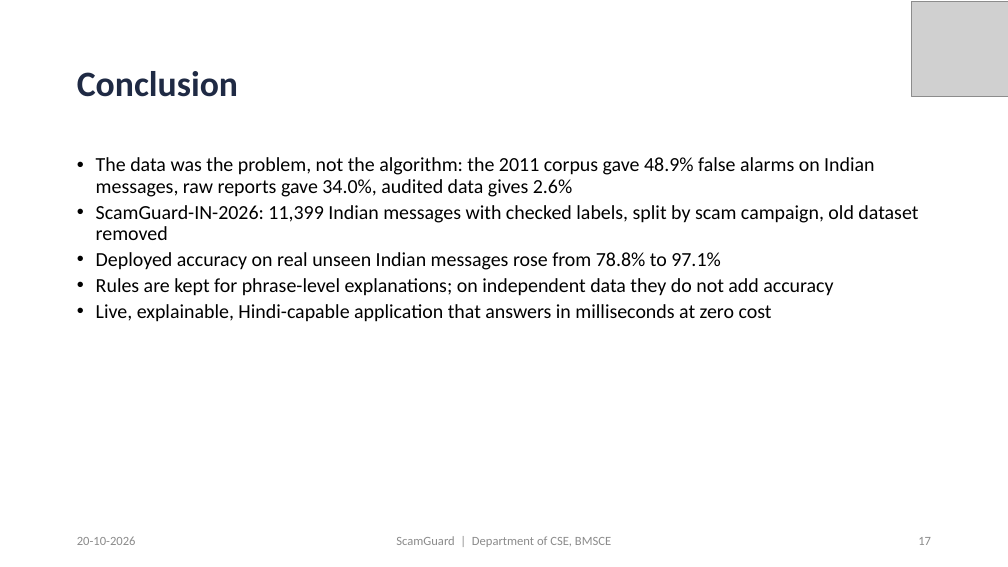
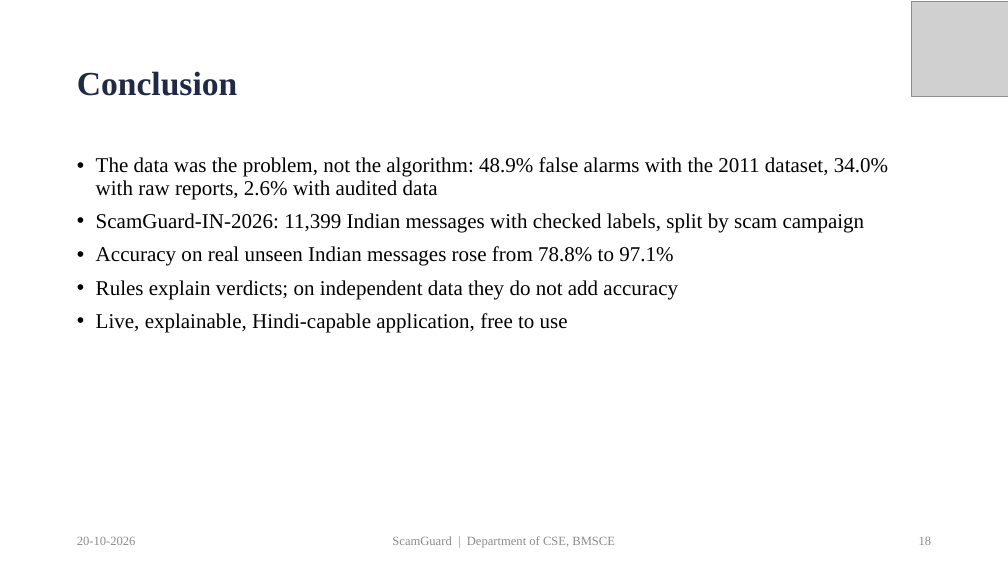
Before and after one commit to priyamthakur275/ScamGuard-AI, a slide deck: slide 18 of docs/presentation/ScamGuard_PP2_Presentation.pptx (slide 17 before the commit). Drawn at 1008x567 pixels with LibreOffice and Linux fonts; fonts in the diff are those of the drawing; grey boxes stand for pictures. Boxes give left, top, right and bottom in pixels: in the first picture for what was removed or moved away, otherwise in the second. Text is boxed around its words. In the diff, an @@ line names an element or a change of style, - is before the commit and + after.

Commit message:
Docs: unify project title, Times New Roman and cleaner layout for paper, report and slides

```diff
--- a/docs/presentation/ScamGuard_PP2_Presentation.pptx
+++ b/docs/presentation/ScamGuard_PP2_Presentation.pptx
@@ title "Conclusion" at bbox=[77, 71, 237, 96]: size 34 to 32 pt, font Calibri to Times New Roman @@
@@ text at bbox=[96, 157, 888, 333]: text changed; size 19 to 20 pt; font Calibri to Times New Roman @@
-• The data was the problem, not the algorithm: the 2011 corpus gave 48.9% false alarms on Indian messages, raw reports gave 34.0%, audited data gives 2.6%
-• ScamGuard-IN-2026: 11,399 Indian messages with checked labels, split by scam campaign, old dataset removed
-• Deployed accuracy on real unseen Indian messages rose from 78.8% to 97.1%
-• Rules are kept for phrase-level explanations; on independent data they do not add accuracy
-• Live, explainable, Hindi-capable application that answers in milliseconds at zero cost
+• The data was the problem, not the algorithm: 48.9% false alarms with the 2011 dataset, 34.0% with raw reports, 2.6% with audited data
+• ScamGuard-IN-2026: 11,399 Indian messages with checked labels, split by scam campaign
+• Accuracy on real unseen Indian messages rose from 78.8% to 97.1%
+• Rules explain verdicts; on independent data they do not add accuracy
+• Live, explainable, Hindi-capable application, free to use
@@ text "20-10-2026" at bbox=[77, 536, 136, 545]: font Calibri to Times New Roman @@
@@ text "ScamGuard | Department of CSE, ..." at bbox=[392, 536, 615, 548]: font Calibri to Times New Roman @@
@@ page number at bbox=[919, 537, 932, 545]: text changed; font Calibri to Times New Roman @@
-17
+18
```
Also in this commit, not shown: 20 other slides changed, 1 slide added, 29 other files.
